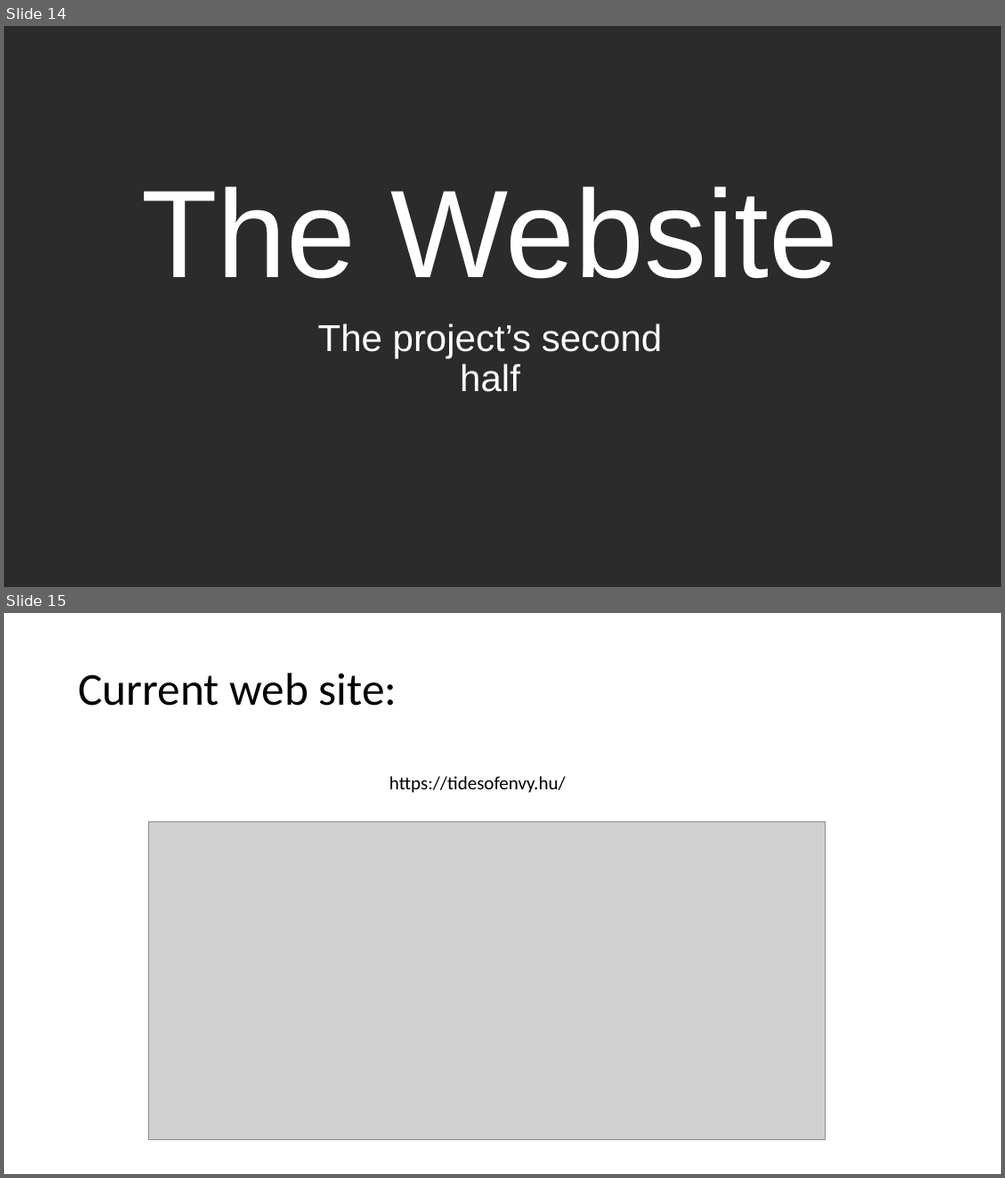
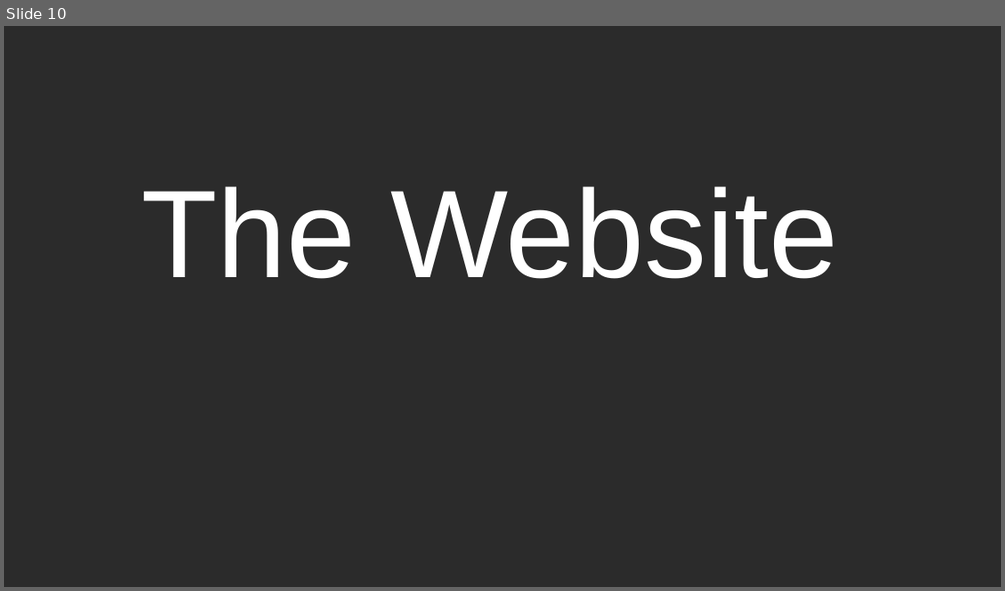
Before and after one commit to Mordsz/Vizsga, a slide deck: TidesOfEnvy.pptx. Shown one above the other, each under a label of ours: slides 14 and 15 before the commit, slide 10 after it. The pictures are 1005x1178 and 1005x591 pixels, drawn with LibreOffice and Linux fonts; fonts in the diff are those of the drawing; grey boxes stand for pictures; background and template pictures are left out; a plain dark background stands for a picture behind light text. Boxes give left, top, right and bottom in pixels: in the first picture for what was removed or moved away, otherwise in the second. Text is boxed around its words. In the diff, an @@ line names an element or a change of style, - is before the commit and + after.

Commit message:
TidesOfEnvy
PPt , tidesofenvy

```diff
--- a/TidesOfEnvy.pptx
+++ b/TidesOfEnvy.pptx
@@ slide 15 removed at <box>4,613,1001,1174</box>, background #FFFFFF @@
@@ title removed at <box>78,673,397,706</box> @@
-Current web site:
@@ text removed at <box>389,776,566,793</box> @@
-https://tidesofenvy.hu/
@@ picture removed at <box>148,821,825,1140</box> @@
@@ what was slide 14 is now slide 10 @@
@@ slide 10 changed as well @@
@@ subtitle removed at <box>318,323,662,392</box> @@
-The project’s second half
```
Also in this commit, not shown: 11 other slides changed, 10 slides added, 9 other slides removed.
